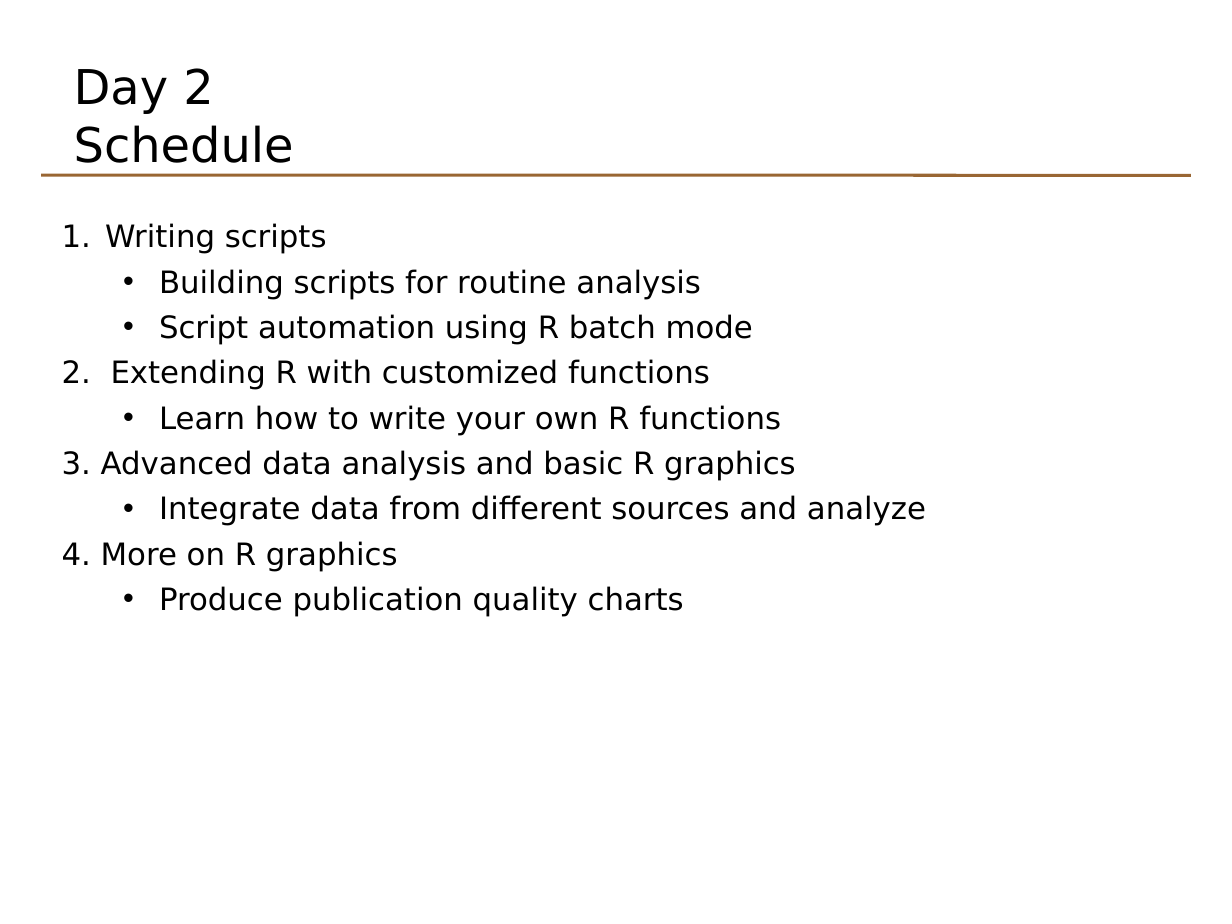
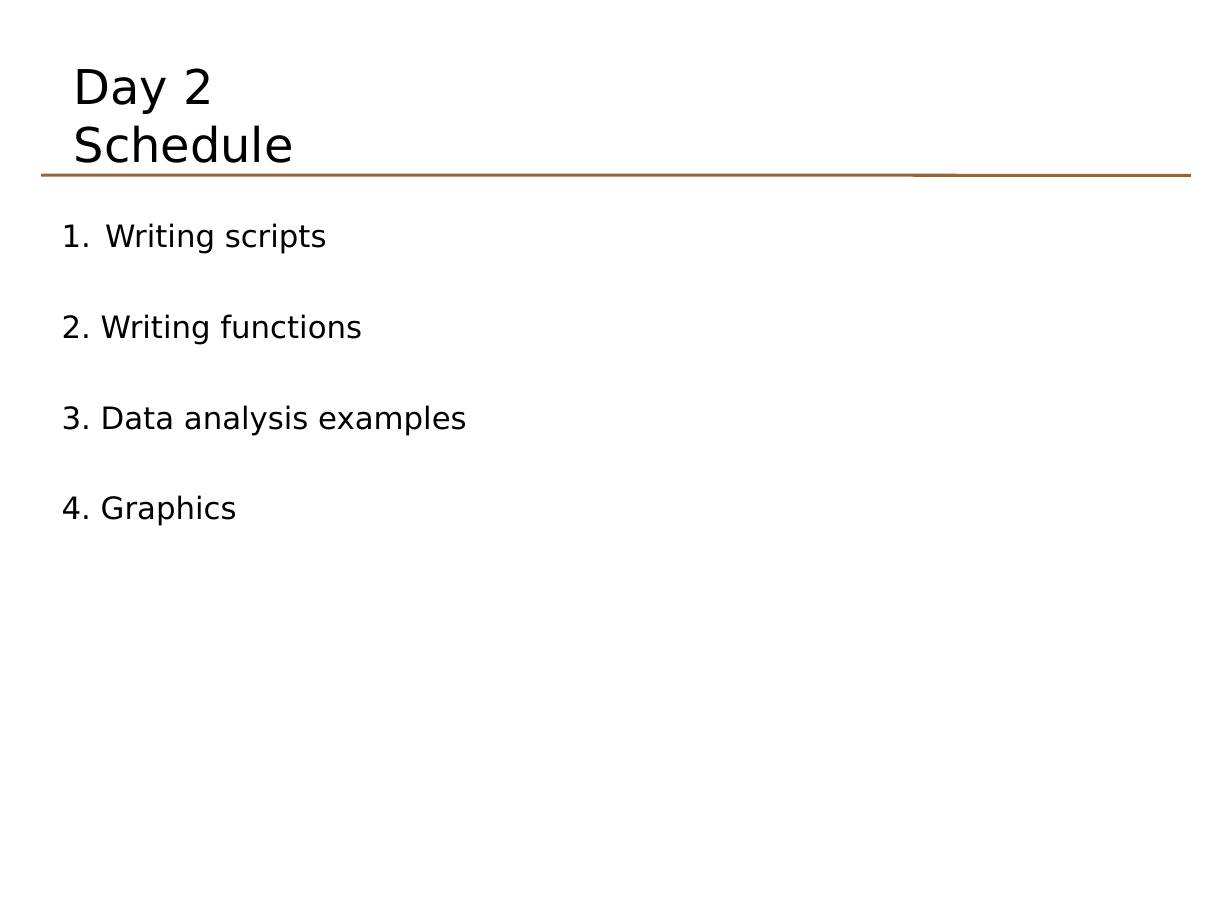
Before and after one commit to johnomics/basicr, a slide deck: slide 2 of Basic_R_Day_2_slides.odp (slide 3 before the commit). Drawn at 1232x924 pixels with LibreOffice and Linux fonts; fonts in the diff are those of the drawing. Boxes give left, top, right and bottom in pixels: in the first picture for what was removed or moved away, otherwise in the second. Text is boxed around its words. In the diff, an @@ line names an element or a change of style, - is before the commit and + after.

```diff
--- a/Basic_R_Day_2_slides.odp
+++ b/Basic_R_Day_2_slides.odp
@@ text at [62, 314, 466, 526]: text changed @@
-  • Building scripts for routine analysis
-  • Script automation using R batch mode
-2. Extending R with customized functions
-  • Learn how to write your own R functions
-3. Advanced data analysis and basic R graphics
-  • Integrate data from different sources and analyze
-4. More on R graphics
-  • Produce publication quality charts
+2. Writing functions
+3. Data analysis examples
+4. Graphics
```
Also in this commit, not shown: 3 other slides changed, 23 slides added, 15 slides removed, 14 other files.
